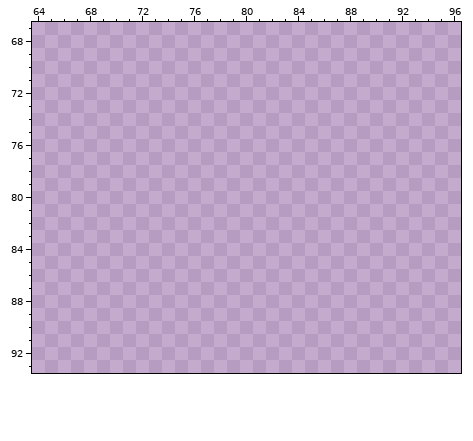
Pixel-art file -- ruzzle_sprites/ruzzle_objects.aseprite. The first picture shows the starting point.
256x256 pixels, 1 frame. Colours within 5 levels of each other are drawn and written as one. Shown: x 64..96, y 67..93. The commit also changed other parts of the picture, which this record leaves out.
And afterwards:
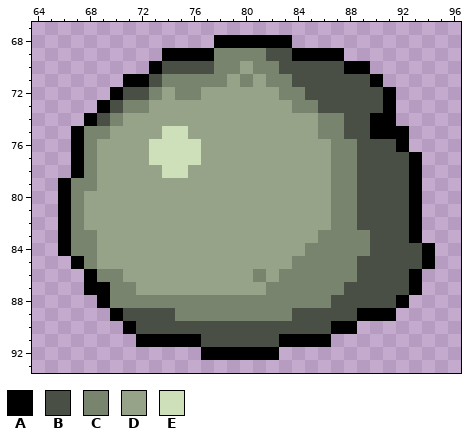
Palette (. is transparent): A #000000  B #4a4f45  C #79846f  D #96a389  E #cde0b9
The exact change:
{"y":68,"x":78,"old":"......","new":"AAAAAA"}
{"y":69,"x":74,"old":"..............","new":"AAAACCCCBBAAAA"}
{"y":70,"x":73,"old":".................","new":"ABBBBCCDCCBBBBBAA"}
{"y":71,"x":71,"old":"....................","new":"AABCCCCCDCDCCBBBBBBA"}
{"y":72,"x":70,"old":"......................","new":"ABBCDCCDDDDDDCCBBBBBBA"}
{"y":73,"x":69,"old":".......................","new":"ABCCDDDDDDDDDDDCCBBBBBA"}
{"y":74,"x":68,"old":"........................","new":"ABCDDDDDDDDDDDDDDDCCBBAA"}
{"y":75,"x":67,"old":"..........................","new":"ACCDDDDEEDDDDDDDDDDCCBBAAA"}
{"y":76,"x":67,"old":"..........................","new":"ACDDDDEEEEDDDDDDDDDDCCBBBA"}
{"y":77,"x":67,"old":"...........................","new":"ACDDDDEEEEDDDDDDDDDDCCBBBBA"}
{"y":78,"x":67,"old":"...........................","new":"ACDDDDDEEDDDDDDDDDDDCCBBBBA"}
{"y":79,"x":66,"old":"............................","new":"ACCDDDDDDDDDDDDDDDDDDCCBBBBA"}
{"y":80,"x":66,"old":"............................","new":"ACDDDDDDDDDDDDDDDDDDDCCBBBBA"}
{"y":81,"x":66,"old":"............................","new":"ACDDDDDDDDDDDDDDDDDDDCCBBBBA"}
{"y":82,"x":66,"old":"............................","new":"ACDDDDDDDDDDDDDDDDDDDCCBBBBA"}
{"y":83,"x":66,"old":"............................","new":"ACCDDDDDDDDDDDDDDDDDCCCCBBBA"}
{"y":84,"x":66,"old":".............................","new":"ACCDDDDDDDDDDDDDDDDCCCCCBBBBA"}
{"y":85,"x":67,"old":"............................","new":"ACDDDDDDDDDDDDDDDCCCCCBBBBBA"}
{"y":86,"x":68,"old":"..........................","new":"ACCDDDDDDDDDDCDCCCCCCBBBBA"}
{"y":87,"x":68,"old":"..........................","new":"AACCDDDDDDDDDDCCCCCCBBBBBA"}
{"y":88,"x":69,"old":"........................","new":"ACCCCCCCCCCCCCCCCCBBBBBA"}
{"y":89,"x":70,"old":"......................","new":"ABBBBCCCCCCCCCBBBBBAAA"}
{"y":90,"x":71,"old":"..................","new":"ABBBBBBBBBBBBBBBAA"}
{"y":91,"x":72,"old":"...............","new":"AAAAABBBBBBAAAA"}
{"y":92,"x":77,"old":"......","new":"AAAAAA"}
